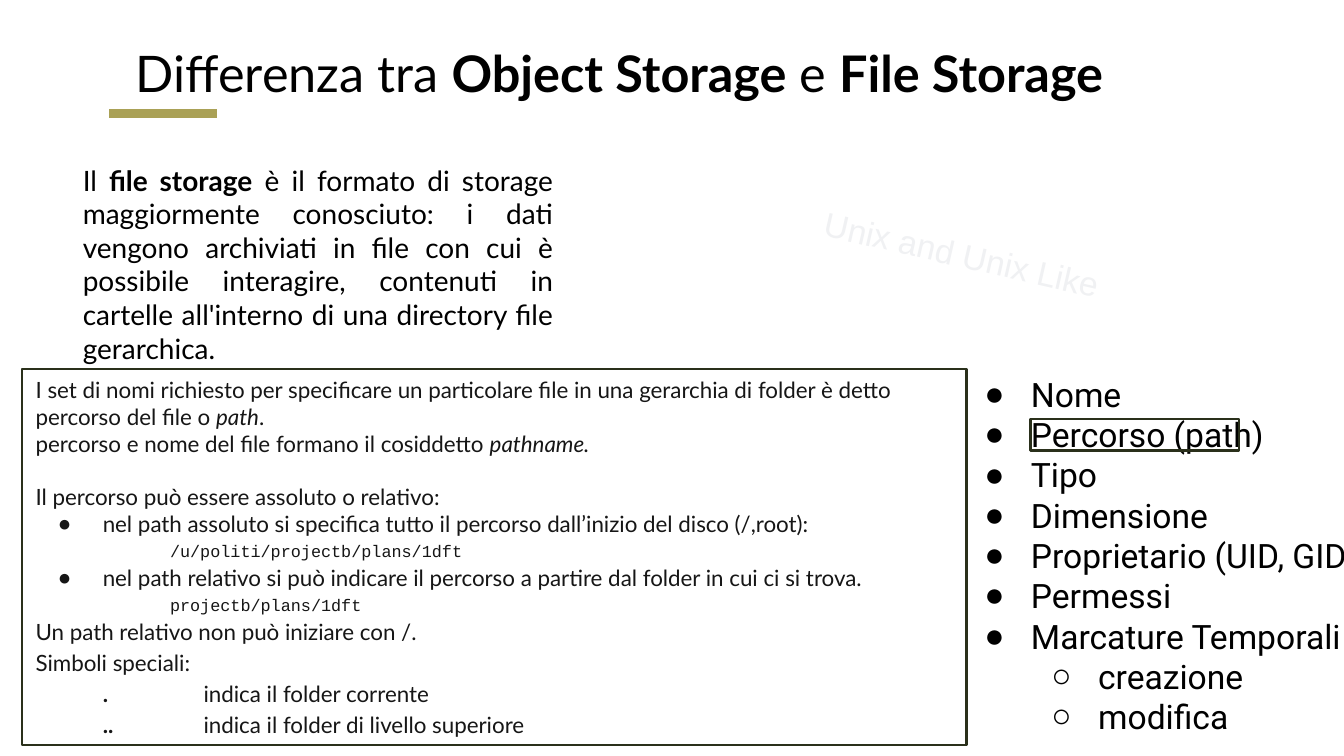
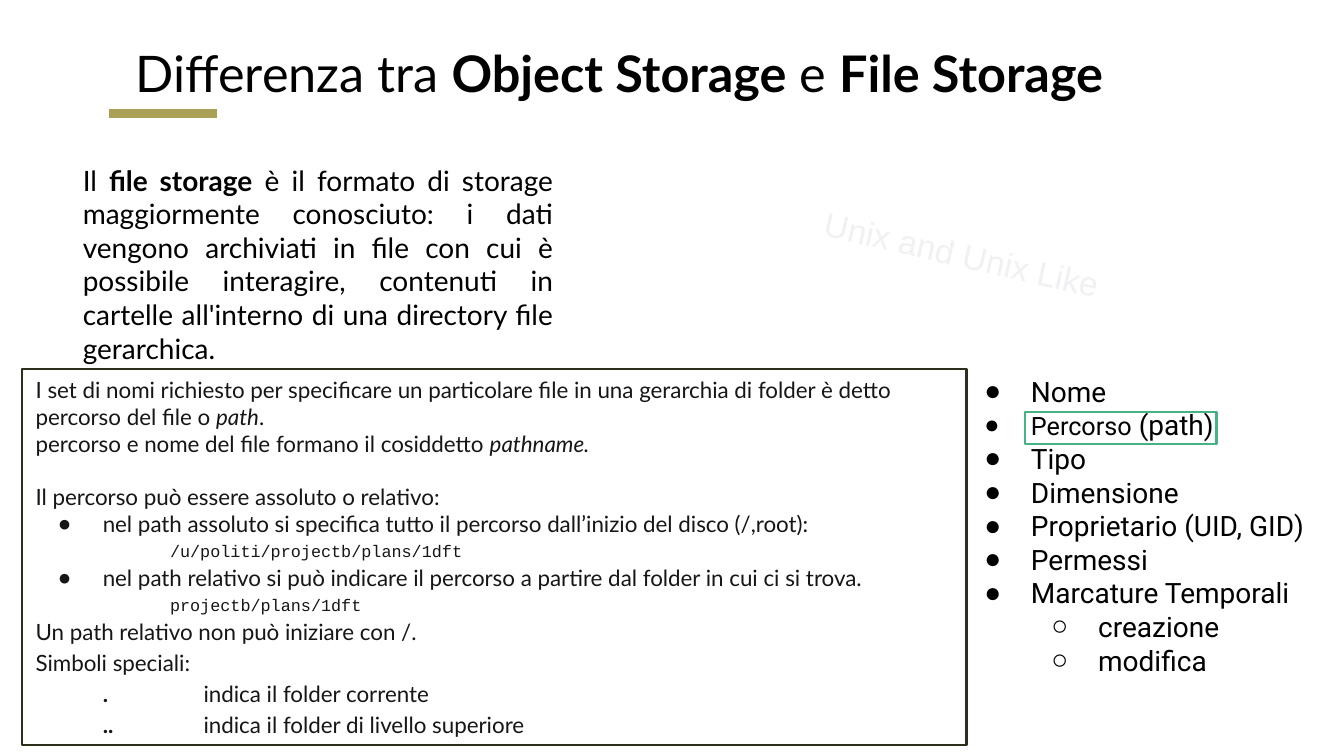
Before and after one commit to RomoloPoliti-INAF/PhDCourse2022, a slide deck: slide 43 of Cloud_Archive_and_Computation.pptx (slide 42 before the commit). Drawn at 1344x756 pixels with LibreOffice and Linux fonts; fonts in the diff are those of the drawing. Boxes give left, top, right and bottom in pixels: in the first picture for what was removed or moved away, otherwise in the second. Text is boxed around its words. In the diff, an @@ line names an element or a change of style, - is before the commit and + after.

```diff
--- a/Cloud_Archive_and_Computation.pptx
+++ b/Cloud_Archive_and_Computation.pptx
@@ text "Nome" at [1031,382,1304,672]: size 24 to 20 pt; size 24 to 18 pt in "Percorso" @@
@@ rectangle: place and size @@
-rectangle at [1030,418,1239,451]
+rectangle at [1025,412,1217,445]
@@ rectangle at [1025,412,1217,445]: outline #2A301B 1.5 pt to #45B482 1.5 pt @@
```
Also in this commit, not shown: 10 other slides changed, 22 slides added.
